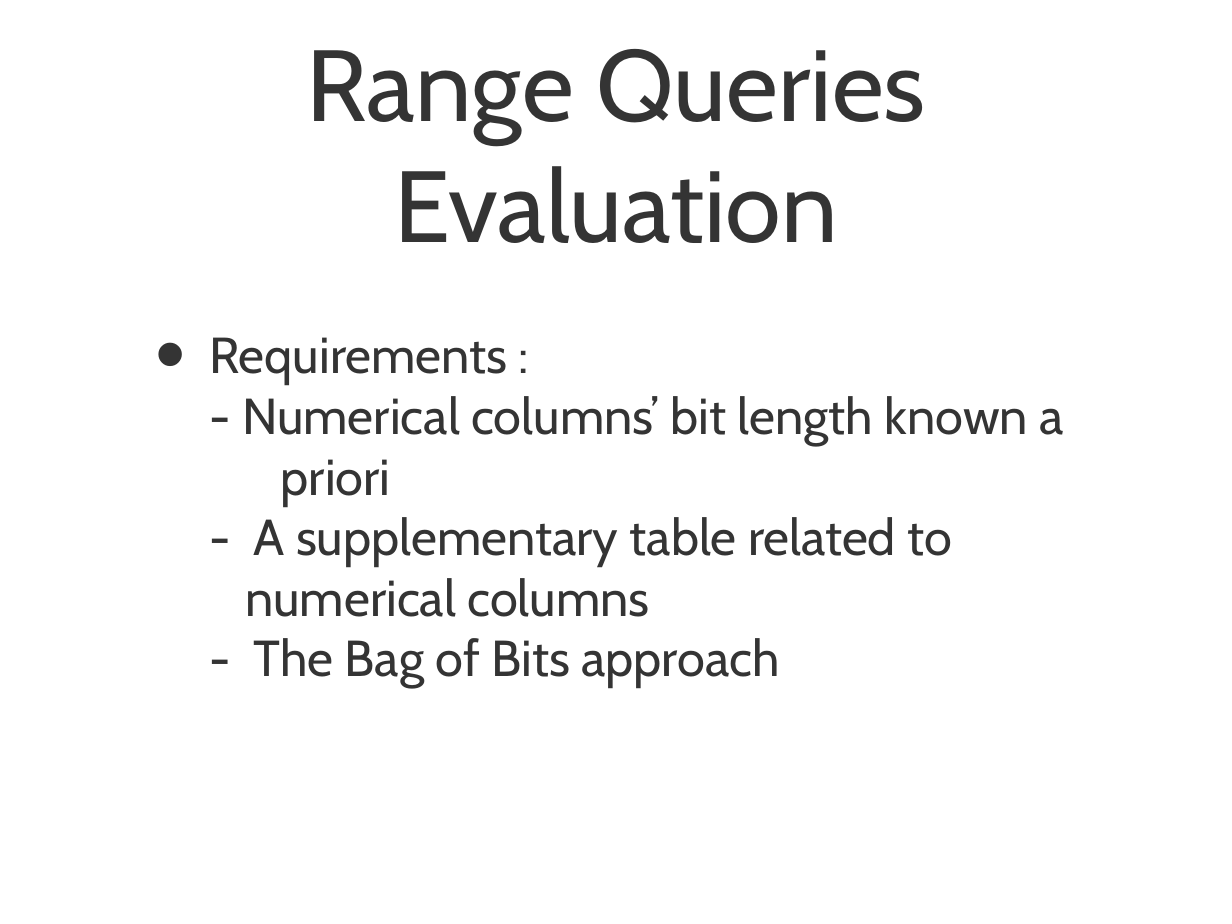
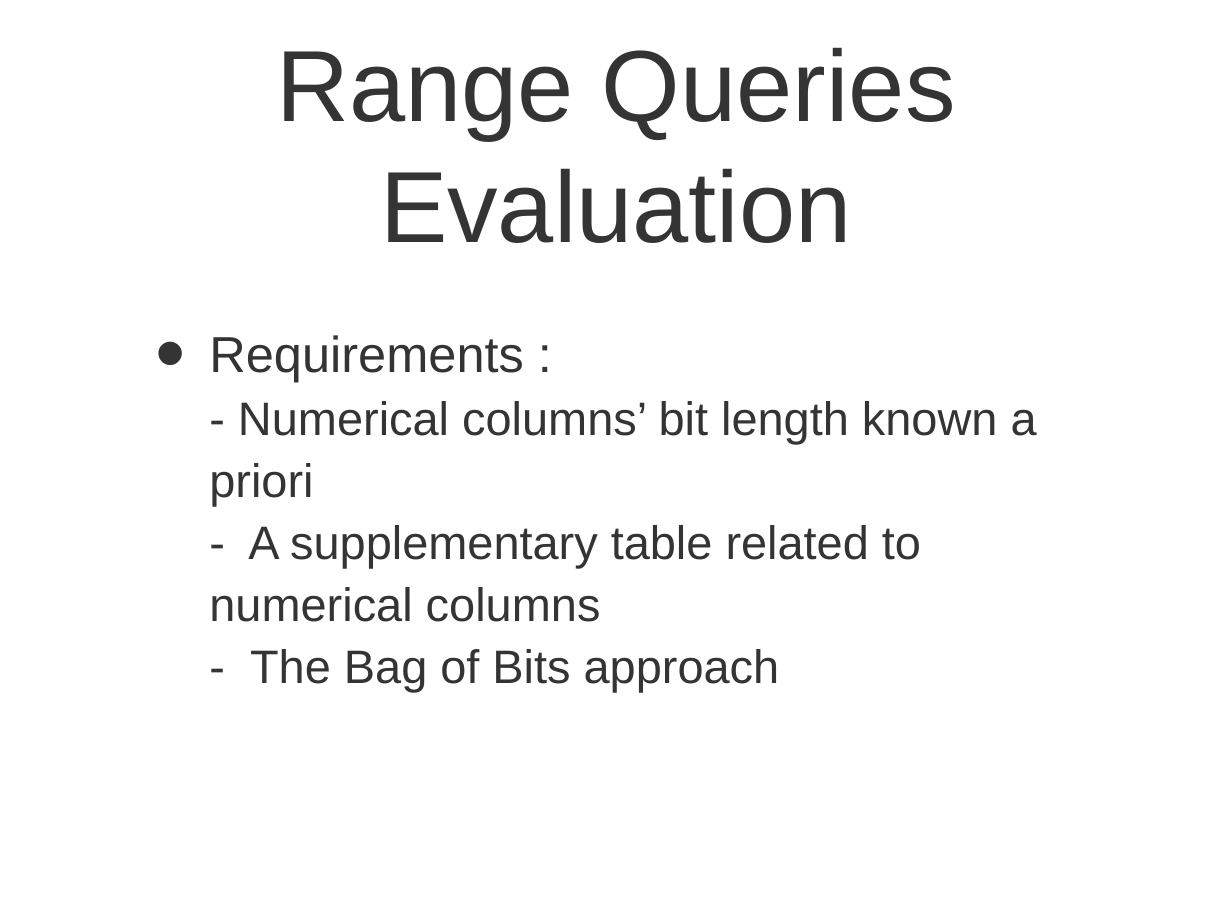
Before and after one commit to rexos/rexos.github.io, a slide deck: slide 13 of presentation.ppt. Drawn at 1232x924 pixels with LibreOffice and Linux fonts; fonts in the diff are those of the drawing. Boxes give left, top, right and bottom in pixels: in the first picture for what was removed or moved away, otherwise in the second. Text is boxed around its words. In the diff, an @@ line names an element or a change of style, - is before the commit and + after.

Commit message:
update ppt

```diff
--- a/presentation.ppt
+++ b/presentation.ppt
@@ title "Range Queries Evaluation" at (x1=276, y1=47, x2=956, y2=243): font Cabin to Arial @@
@@ text at (x1=209, y1=335, x2=1037, y2=692): text changed; size 42 to 39 pt; font Cabin to Arial @@
-• Requirements :
-  - Numerical columns’ bit length known a a lllpriori
-  - A supplementary table related to lllnumerical columns
-  - The Bag of Bits approach
+• Requirements :
+  - Numerical columns’ bit length known a priori
+  - A supplementary table related to numerical columns
+  - The Bag of Bits approach
```
Also in this commit, not shown: 20 other slides changed.
